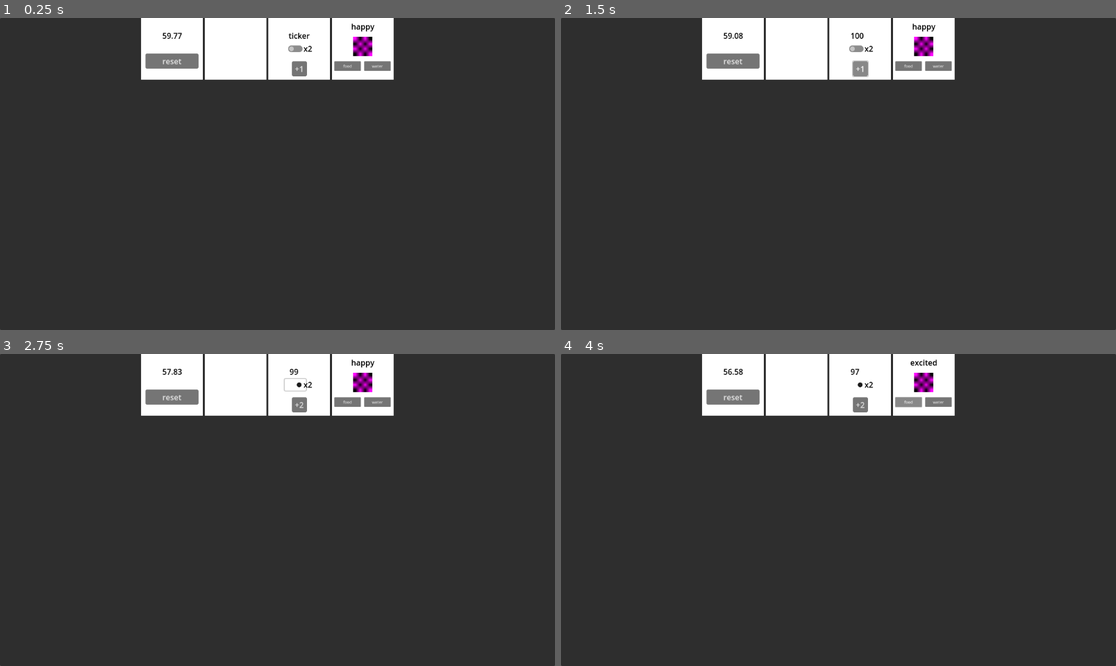
Above: before the commit, frames 1-4 (two rows, left to right).
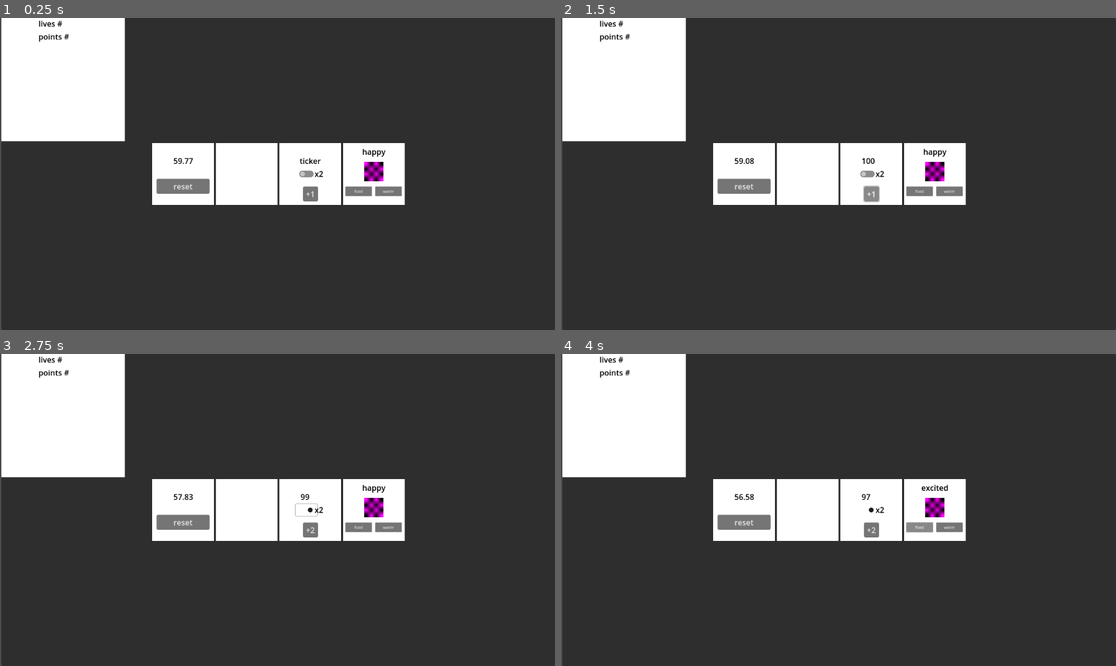
Above: after the commit, the same moments.

Repository: liltorchic/attention-grabbing-game
Game: Godot game, scene res://scenes/main.tscn
Two runs of this game, one before a commit and one after it. Both use one fixed random seed, a clock stepped at 60 frames per second and the inputs below. Before the commit the project starts from res://main.tscn.
Inputs:
- Up to frame 1 (0.25 s): no input
- Up to frame 2 (1.5 s): click "reset" at 0.5 s; click "+1" at 1.25 s
- Up to frame 3 (2.75 s): click "x2" at 2 s
- Up to frame 4 (4 s): click "+2" at 2.75 s; click "food" at 3.5 s

The runs differ from the first frame. In frame 1, 27% of the frame differs, in the area x 0-73%, y 0-100%; in frame 2, 27%; in frame 3, 27%; in frame 4, 27%.

Commit message:
cleanup and port to 4.4

Diff:
--- a/main.tscn
+++ /dev/null
@@ -1,309 +0,0 @@
-[gd_scene load_steps=6 format=3 uid="uid://dmab5sthll2kw"]
-
-[ext_resource type="Script" path="res://simpleTimerButton.gd" id="1_n4s0a"]
-[ext_resource type="Script" path="res://simple_suprise_timer.gd" id="2_gytry"]
-[ext_resource type="Script" path="res://ticker.gd" id="4_8gqgu"]
-[ext_resource type="Script" path="res://pet.gd" id="5_lsjiw"]
-
-[sub_resource type="PlaceholderTexture2D" id="PlaceholderTexture2D_011nb"]
-
-[node name="Control" type="Control"]
-layout_mode = 3
-anchors_preset = 15
-anchor_right = 1.0
-anchor_bottom = 1.0
-grow_horizontal = 2
-grow_vertical = 2
-
-[node name="Panel" type="Panel" parent="."]
-z_index = -1
-layout_mode = 1
-anchors_preset = 15
-anchor_right = 1.0
-anchor_bottom = 1.0
-grow_horizontal = 2
-grow_vertical = 2
-size_flags_horizontal = 3
-size_flags_vertical = 3
-
-[node name="GridContainer" type="GridContainer" parent="Panel"]
-layout_mode = 1
-anchors_preset = 13
-anchor_left = 0.5
-anchor_right = 0.5
-anchor_bottom = 1.0
-offset_left = -283.0
-offset_right = 283.0
-grow_horizontal = 2
-grow_vertical = 2
-columns = 7
-
-[node name="template" type="ColorRect" parent="Panel/GridContainer"]
-visible = false
-custom_minimum_size = Vector2(128, 128)
-layout_mode = 2
-
-[node name="Timer" type="Timer" parent="Panel/GridContainer/template"]
-
-[node name="Button" type="Button" parent="Panel/GridContainer/template"]
-layout_direction = 1
-layout_mode = 1
-anchors_preset = 8
-anchor_left = 0.5
-anchor_top = 0.5
-anchor_right = 0.5
-anchor_bottom = 0.5
-offset_left = -55.0
-offset_top = 9.785
-offset_right = 55.0
-offset_bottom = 40.785
-grow_horizontal = 2
-grow_vertical = 2
-text = "reset"
-
-[node name="Label" type="Label" parent="Panel/GridContainer/template"]
-layout_mode = 1
-anchors_preset = 8
-anchor_left = 0.5
-anchor_top = 0.5
-anchor_right = 0.5
-anchor_bottom = 0.5
-offset_left = -20.0
-offset_top = -38.515
-offset_right = 20.0
-offset_bottom = -15.515
-grow_horizontal = 2
-grow_vertical = 2
-theme_override_colors/font_color = Color(0, 0, 0, 1)
-text = "simple timer"
-
-[node name="SimpleTimerButton" type="ColorRect" parent="Panel/GridContainer"]
-custom_minimum_size = Vector2(128, 128)
-layout_mode = 2
-script = ExtResource("1_n4s0a")
-
-[node name="Timer" type="Timer" parent="Panel/GridContainer/SimpleTimerButton"]
-
-[node name="Button" type="Button" parent="Panel/GridContainer/SimpleTimerButton"]
-layout_direction = 1
-layout_mode = 1
-anchors_preset = 8
-anchor_left = 0.5
-anchor_top = 0.5
-anchor_right = 0.5
-anchor_bottom = 0.5
-offset_left = -55.0
-offset_top = 9.785
-offset_right = 55.0
-offset_bottom = 40.785
-grow_horizontal = 2
-grow_vertical = 2
-text = "reset"
-
-[node name="Label" type="Label" parent="Panel/GridContainer/SimpleTimerButton"]
-layout_mode = 1
-anchors_preset = 8
-anchor_left = 0.5
-anchor_top = 0.5
-anchor_right = 0.5
-anchor_bottom = 0.5
-offset_left = -20.0
-offset_top = -38.515
-offset_right = 20.0
-offset_bottom = -15.515
-grow_horizontal = 2
-grow_vertical = 2
-theme_override_colors/font_color = Color(0, 0, 0, 1)
-text = "simple timer"
-
-[node name="SimpleSupriseTimer" type="ColorRect" parent="Panel/GridContainer"]
-custom_minimum_size = Vector2(128, 128)
-layout_mode = 2
-script = ExtResource("2_gytry")
-
-[node name="TimerCountdown" type="Timer" parent="Panel/GridContainer/SimpleSupriseTimer"]
-wait_time = 3.0
-
-[node name="TimerHidden" type="Timer" parent="Panel/GridContainer/SimpleSupriseTimer"]
-wait_time = 20.0
-
-[node name="Button" type="Button" parent="Panel/GridContainer/SimpleSupriseTimer"]
-visible = false
-layout_direction = 1
-layout_mode = 1
-anchors_preset = 8
-anchor_left = 0.5
-anchor_top = 0.5
-anchor_right = 0.5
-anchor_bottom = 0.5
-offset_left = -55.0
-offset_top = 9.785
-offset_right = 55.0
-offset_bottom = 40.785
-grow_horizontal = 2
-grow_vertical = 2
-text = "defuse"
-
-[node name="Label" type="Label" parent="Panel/GridContainer/SimpleSupriseTimer"]
-layout_mode = 1
-anchors_preset = 8
-anchor_left = 0.5
-anchor_top = 0.5
-anchor_right = 0.5
-anchor_bottom = 0.5
-offset_left = -20.0
-offset_top = -38.515
-offset_right = 20.0
-offset_bottom = -15.515
-grow_horizontal = 2
-grow_vertical = 2
-theme_override_colors/font_color = Color(0, 0, 0, 1)
-text = "suprise timer"
-
-[node name="ticker" type="ColorRect" parent="Panel/GridContainer"]
-custom_minimum_size = Vector2(128, 128)
-layout_mode = 2
-script = ExtResource("4_8gqgu")
-
-[node name="Timer" type="Timer" parent="Panel/GridContainer/ticker"]
-
-[node name="Button" type="Button" parent="Panel/GridContainer/ticker"]
-layout_direction = 1
-layout_mode = 1
-anchors_preset = 7
-anchor_left = 0.5
-anchor_top = 1.0
-anchor_right = 0.5
-anchor_bottom = 1.0
-offset_left = -15.5
-offset_top = -37.635
-offset_right = 15.5
-offset_bottom = -6.635
-grow_horizontal = 2
-grow_vertical = 0
-text = "+1"
-
-[node name="Label" type="Label" parent="Panel/GridContainer/ticker"]
-layout_mode = 1
-anchors_preset = 8
-anchor_left = 0.5
-anchor_top = 0.5
-anchor_right = 0.5
-anchor_bottom = 0.5
-offset_left = -20.0
-offset_top = -38.515
-offset_right = 20.0
-offset_bottom = -15.515
-grow_horizontal = 2
-grow_vertical = 2
-theme_override_colors/font_color = Color(0, 0, 0, 1)
-text = "ticker"
-
-[node name="CheckButton" type="CheckButton" parent="Panel/GridContainer/ticker"]
-layout_mode = 1
-anchors_preset = 8
-anchor_left = 0.5
-anchor_top = 0.5
-anchor_right = 0.5
-anchor_bottom = 0.5
-offset_left = -30.315
-offset_top = -12.0
-offset_right = 13.685
-offset_bottom = 12.0
-grow_horizontal = 2
-grow_vertical = 2
-
-[node name="_label" type="Label" parent="Panel/GridContainer/ticker/CheckButton"]
-layout_mode = 0
-offset_left = 39.0
-offset_right = 79.0
-offset_bottom = 23.0
-theme_override_colors/font_color = Color(0, 0, 0, 1)
-text = "x2"
-
-[node name="pet" type="ColorRect" parent="Panel/GridContainer"]
-custom_minimum_size = Vector2(128, 128)
-layout_mode = 2
-script = ExtResource("5_lsjiw")
-
-[node name="Timer" type="Timer" parent="Panel/GridContainer/pet"]
-wait_time = 3.0
-autostart = true
-
-[node name="Button_Food" type="Button" parent="Panel/GridContainer/pet"]
-layout_direction = 1
-layout_mode = 1
-anchors_preset = 8
-anchor_left = 0.5
-anchor_top = 0.5
-anchor_right = 0.5
-anchor_bottom = 0.5
-offset_left = -59.0
-offset_top = 26.0
-offset_right = 51.0
-offset_bottom = 66.0
-grow_horizontal = 2
-grow_vertical = 2
-scale = Vector2(0.5, 0.5)
-text = "food"
-
-[node name="Button_Water" type="Button" parent="Panel/GridContainer/pet"]
-layout_direction = 1
-layout_mode = 1
-anchors_preset = 8
-anchor_left = 0.5
-anchor_top = 0.5
-anchor_right = 0.5
-anchor_bottom = 0.5
-offset_left = 3.27
-offset_top = 26.0
-offset_right = 113.27
-offset_bottom = 66.0
-grow_horizontal = 2
-grow_vertical = 2
-scale = Vector2(0.5, 0.5)
-text = "water"
-
-[node name="Label" type="Label" parent="Panel/GridContainer/pet"]
-layout_mode = 1
-anchors_preset = 8
-anchor_left = 0.5
-anchor_top = 0.5
-anchor_right = 0.5
-anchor_bottom = 0.5
-offset_left = -29.31
-offset_top = -58.407
-offset_right = 29.31
-offset_bottom = -33.322
-grow_horizontal = 2
-grow_vertical = 2
-theme_override_colors/font_color = Color(0, 0, 0, 1)
-text = "pet"
-horizontal_alignment = 1
-
-[node name="TextureRect" type="TextureRect" parent="Panel/GridContainer/pet"]
-layout_mode = 1
-anchors_preset = 8
-anchor_left = 0.5
-anchor_top = 0.5
-anchor_right = 0.5
-anchor_bottom = 0.5
-offset_left = -20.0
-offset_top = -25.455
-offset_right = 20.0
-offset_bottom = 14.545
-grow_horizontal = 2
-grow_vertical = 2
-texture = SubResource("PlaceholderTexture2D_011nb")
-
-[connection signal="timeout" from="Panel/GridContainer/SimpleTimerButton/Timer" to="Panel/GridContainer/SimpleTimerButton" method="_on_timer_timeout"]
-[connection signal="pressed" from="Panel/GridContainer/SimpleTimerButton/Button" to="Panel/GridContainer/SimpleTimerButton" method="_on_button_pressed"]
-[connection signal="timeout" from="Panel/GridContainer/SimpleSupriseTimer/TimerCountdown" to="Panel/GridContainer/SimpleSupriseTimer" method="_on_timer_countdown_timeout"]
-[connection signal="timeout" from="Panel/GridContainer/SimpleSupriseTimer/TimerHidden" to="Panel/GridContainer/SimpleSupriseTimer" method="_on_timer_hidden_timeout"]
-[connection signal="pressed" from="Panel/GridContainer/SimpleSupriseTimer/Button" to="Panel/GridContainer/SimpleSupriseTimer" method="_on_button_pressed"]
-[connection signal="timeout" from="Panel/GridContainer/ticker/Timer" to="Panel/GridContainer/ticker" method="_on_timer_timeout"]
-[connection signal="pressed" from="Panel/GridContainer/ticker/Button" to="Panel/GridContainer/ticker" method="_on_button_pressed"]
-[connection signal="pressed" from="Panel/GridContainer/ticker/CheckButton" to="Panel/GridContainer/ticker" method="_on_check_button_pressed"]
-[connection signal="timeout" from="Panel/GridContainer/pet/Timer" to="Panel/GridContainer/pet" method="_on_timer_timeout"]
-[connection signal="pressed" from="Panel/GridContainer/pet/Button_Food" to="Panel/GridContainer/pet" method="_on_button_food_pressed"]
-[connection signal="pressed" from="Panel/GridContainer/pet/Button_Water" to="Panel/GridContainer/pet" method="_on_button_water_pressed"]
--- a/project.godot
+++ b/project.godot
@@ -11,6 +11,10 @@
 [application]
 
 config/name="adhd"
-run/main_scene="res://main.tscn"
-config/features=PackedStringArray("4.3", "Forward Plus")
+run/main_scene="res://scenes/main.tscn"
+config/features=PackedStringArray("4.4", "Forward Plus")
 config/icon="res://icon.svg"
+
+[autoload]
+
+Game="*res://scripts/game.gd"
--- /dev/null
+++ b/scenes/main.tscn
@@ -0,0 +1,362 @@
+[gd_scene load_steps=6 format=3 uid="uid://dmab5sthll2kw"]
+
+[ext_resource type="Script" uid="uid://chfyo4sbk14ri" path="res://scripts/simpleTimerButton.gd" id="1_f8rxg"]
+[ext_resource type="Script" uid="uid://b8856euvmr15g" path="res://scripts/simple_suprise_timer.gd" id="2_7tkh2"]
+[ext_resource type="Script" uid="uid://dei6k0i7cbeqj" path="res://scripts/ticker.gd" id="3_fh3d0"]
+[ext_resource type="Script" uid="uid://dpr3kjlg4654n" path="res://scripts/pet.gd" id="4_my4y7"]
+
+[sub_resource type="PlaceholderTexture2D" id="PlaceholderTexture2D_011nb"]
+
+[node name="Control" type="Control"]
+layout_mode = 3
+anchors_preset = 15
+anchor_right = 1.0
+anchor_bottom = 1.0
+grow_horizontal = 2
+grow_vertical = 2
+
+[node name="Panel" type="Panel" parent="."]
+z_index = -1
+layout_mode = 1
+anchors_preset = 15
+anchor_right = 1.0
+anchor_bottom = 1.0
+offset_left = 3.0
+grow_horizontal = 2
+grow_vertical = 2
+size_flags_horizontal = 3
+size_flags_vertical = 3
+
+[node name="FlowContainer" type="FlowContainer" parent="Panel"]
+layout_mode = 1
+anchors_preset = 8
+anchor_left = 0.5
+anchor_top = 0.5
+anchor_right = 0.5
+anchor_bottom = 0.5
+offset_left = -262.0
+offset_top = -64.0
+offset_right = 262.0
+offset_bottom = 64.0
+grow_horizontal = 2
+grow_vertical = 2
+alignment = 1
+vertical = true
+
+[node name="template" type="ColorRect" parent="Panel/FlowContainer"]
+visible = false
+custom_minimum_size = Vector2(128, 128)
+layout_mode = 2
+
+[node name="Timer" type="Timer" parent="Panel/FlowContainer/template"]
+
+[node name="Button" type="Button" parent="Panel/FlowContainer/template"]
+layout_direction = 1
+layout_mode = 1
+anchors_preset = 8
+anchor_left = 0.5
+anchor_top = 0.5
+anchor_right = 0.5
+anchor_bottom = 0.5
+offset_left = -55.0
+offset_top = 9.785
+offset_right = 55.0
+offset_bottom = 40.785
+grow_horizontal = 2
+grow_vertical = 2
+text = "reset"
+
+[node name="Label" type="Label" parent="Panel/FlowContainer/template"]
+layout_mode = 1
+anchors_preset = 8
+anchor_left = 0.5
+anchor_top = 0.5
+anchor_right = 0.5
+anchor_bottom = 0.5
+offset_left = -20.0
+offset_top = -38.515
+offset_right = 20.0
+offset_bottom = -15.515
+grow_horizontal = 2
+grow_vertical = 2
+theme_override_colors/font_color = Color(0, 0, 0, 1)
+text = "simple timer"
+
+[node name="SimpleTimerButton" type="ColorRect" parent="Panel/FlowContainer"]
+custom_minimum_size = Vector2(128, 128)
+layout_mode = 2
+script = ExtResource("1_f8rxg")
+
+[node name="Timer" type="Timer" parent="Panel/FlowContainer/SimpleTimerButton"]
+
+[node name="Button" type="Button" parent="Panel/FlowContainer/SimpleTimerButton"]
+layout_direction = 1
+layout_mode = 1
+anchors_preset = 8
+anchor_left = 0.5
+anchor_top = 0.5
+anchor_right = 0.5
+anchor_bottom = 0.5
+offset_left = -55.0
+offset_top = 9.785
+offset_right = 55.0
+offset_bottom = 40.785
+grow_horizontal = 2
+grow_vertical = 2
+text = "reset"
+
+[node name="Label" type="Label" parent="Panel/FlowContainer/SimpleTimerButton"]
+layout_mode = 1
+anchors_preset = 8
+anchor_left = 0.5
+anchor_top = 0.5
+anchor_right = 0.5
+anchor_bottom = 0.5
+offset_left = -20.0
+offset_top = -38.515
+offset_right = 20.0
+offset_bottom = -15.515
+grow_horizontal = 2
+grow_vertical = 2
+theme_override_colors/font_color = Color(0, 0, 0, 1)
+text = "simple timer"
+
+[node name="SimpleSupriseTimer" type="ColorRect" parent="Panel/FlowContainer"]
+custom_minimum_size = Vector2(128, 128)
+layout_mode = 2
+script = ExtResource("2_7tkh2")
+
+[node name="TimerCountdown" type="Timer" parent="Panel/FlowContainer/SimpleSupriseTimer"]
+wait_time = 3.0
+
+[node name="TimerHidden" type="Timer" parent="Panel/FlowContainer/SimpleSupriseTimer"]
+wait_time = 20.0
+
+[node name="Button" type="Button" parent="Panel/FlowContainer/SimpleSupriseTimer"]
+visible = false
+layout_direction = 1
+layout_mode = 1
+anchors_preset = 8
+anchor_left = 0.5
+anchor_top = 0.5
+anchor_right = 0.5
+anchor_bottom = 0.5
+offset_left = -55.0
+offset_top = 9.785
+offset_right = 55.0
+offset_bottom = 40.785
+grow_horizontal = 2
+grow_vertical = 2
+text = "defuse"
+
+[node name="Label" type="Label" parent="Panel/FlowContainer/SimpleSupriseTimer"]
+layout_mode = 1
+anchors_preset = 8
+anchor_left = 0.5
+anchor_top = 0.5
+anchor_right = 0.5
+anchor_bottom = 0.5
+offset_left = -20.0
+offset_top = -38.515
+offset_right = 20.0
+offset_bottom = -15.515
+grow_horizontal = 2
+grow_vertical = 2
+theme_override_colors/font_color = Color(0, 0, 0, 1)
+text = "suprise timer"
+
+[node name="ticker" type="ColorRect" parent="Panel/FlowContainer"]
+custom_minimum_size = Vector2(128, 128)
+layout_mode = 2
+script = ExtResource("3_fh3d0")
+
+[node name="Timer" type="Timer" parent="Panel/FlowContainer/ticker"]
+
+[node name="Button" type="Button" parent="Panel/FlowContainer/ticker"]
+layout_direction = 1
+layout_mode = 1
+anchors_preset = 7
+anchor_left = 0.5
+anchor_top = 1.0
+anchor_right = 0.5
+anchor_bottom = 1.0
+offset_left = -15.5
+offset_top = -37.635
+offset_right = 15.5
+offset_bottom = -6.635
+grow_horizontal = 2
+grow_vertical = 0
+text = "+1"
+
+[node name="Label" type="Label" parent="Panel/FlowContainer/ticker"]
+layout_mode = 1
+anchors_preset = 8
+anchor_left = 0.5
+anchor_top = 0.5
+anchor_right = 0.5
+anchor_bottom = 0.5
+offset_left = -20.0
+offset_top = -38.515
+offset_right = 20.0
+offset_bottom = -15.515
+grow_horizontal = 2
+grow_vertical = 2
+theme_override_colors/font_color = Color(0, 0, 0, 1)
+text = "ticker"
+
+[node name="CheckButton" type="CheckButton" parent="Panel/FlowContainer/ticker"]
+layout_mode = 1
+anchors_preset = 8
+anchor_left = 0.5
+anchor_top = 0.5
+anchor_right = 0.5
+anchor_bottom = 0.5
+offset_left = -30.315
+offset_top = -12.0
+offset_right = 13.685
+offset_bottom = 12.0
+grow_horizontal = 2
+grow_vertical = 2
+
+[node name="_label" type="Label" parent="Panel/FlowContainer/ticker/CheckButton"]
+layout_mode = 0
+offset_left = 39.0
+offset_right = 79.0
+offset_bottom = 23.0
+theme_override_colors/font_color = Color(0, 0, 0, 1)
+text = "x2"
+
+[node name="pet" type="ColorRect" parent="Panel/FlowContainer"]
+custom_minimum_size = Vector2(128, 128)
+layout_mode = 2
+script = ExtResource("4_my4y7")
+
+[node name="Timer" type="Timer" parent="Panel/FlowContainer/pet"]
+wait_time = 3.0
+autostart = true
+
+[node name="Button_Food" type="Button" parent="Panel/FlowContainer/pet"]
+layout_direction = 1
+layout_mode = 1
+anchors_preset = 8
+anchor_left = 0.5
+anchor_top = 0.5
+anchor_right = 0.5
+anchor_bottom = 0.5
+offset_left = -59.0
+offset_top = 26.0
+offset_right = 51.0
+offset_bottom = 66.0
+grow_horizontal = 2
+grow_vertical = 2
+scale = Vector2(0.5, 0.5)
+text = "food"
+
+[node name="Button_Water" type="Button" parent="Panel/FlowContainer/pet"]
+layout_direction = 1
+layout_mode = 1
+anchors_preset = 8
+anchor_left = 0.5
+anchor_top = 0.5
+anchor_right = 0.5
+anchor_bottom = 0.5
+offset_left = 3.27
+offset_top = 26.0
+offset_right = 113.27
+offset_bottom = 66.0
+grow_horizontal = 2
+grow_vertical = 2
+scale = Vector2(0.5, 0.5)
+text = "water"
+
+[node name="Label" type="Label" parent="Panel/FlowContainer/pet"]
+layout_mode = 1
+anchors_preset = 8
+anchor_left = 0.5
+anchor_top = 0.5
+anchor_right = 0.5
+anchor_bottom = 0.5
+offset_left = -29.31
+offset_top = -58.407
+offset_right = 29.31
+offset_bottom = -33.322
+grow_horizontal = 2
+grow_vertical = 2
+theme_override_colors/font_color = Color(0, 0, 0, 1)
+text = "pet"
+horizontal_alignment = 1
+
+[node name="TextureRect" type="TextureRect" parent="Panel/FlowContainer/pet"]
+layout_mode = 1
+anchors_preset = 8
+anchor_left = 0.5
+anchor_top = 0.5
+anchor_right = 0.5
+anchor_bottom = 0.5
+offset_left = -20.0
+offset_top = -25.455
+offset_right = 20.0
+offset_bottom = 14.545
+grow_horizontal = 2
+grow_vertical = 2
+texture = SubResource("PlaceholderTexture2D_011nb")
+
+[node name="VBoxContainer" type="VBoxContainer" parent="Panel"]
+layout_mode = 1
+anchors_preset = 9
+anchor_bottom = 1.0
+grow_vertical = 2
+
+[node name="ColorRect" type="ColorRect" parent="Panel/VBoxContainer"]
+clip_contents = true
+custom_minimum_size = Vector2(256, 256)
+layout_mode = 2
+
+[node name="VBoxContainer" type="VBoxContainer" parent="Panel/VBoxContainer/ColorRect"]
+layout_mode = 1
+anchors_preset = 13
+anchor_left = 0.5
+anchor_right = 0.5
+anchor_bottom = 1.0
+offset_left = -51.0
+offset_right = 51.0
+grow_horizontal = 2
+grow_vertical = 2
+
+[node name="HBoxContainer" type="HBoxContainer" parent="Panel/VBoxContainer/ColorRect/VBoxContainer"]
+layout_mode = 2
+
+[node name="Label_Lives" type="Label" parent="Panel/VBoxContainer/ColorRect/VBoxContainer/HBoxContainer"]
+layout_mode = 2
+theme_override_colors/font_color = Color(0, 0, 0, 1)
+text = "lives"
+
+[node name="Label_Lives_num" type="Label" parent="Panel/VBoxContainer/ColorRect/VBoxContainer/HBoxContainer"]
+layout_mode = 2
+theme_override_colors/font_color = Color(0, 0, 0, 1)
+text = "#"
+
+[node name="HBoxContainer2" type="HBoxContainer" parent="Panel/VBoxContainer/ColorRect/VBoxContainer"]
+layout_mode = 2
+
+[node name="Label_Points" type="Label" parent="Panel/VBoxContainer/ColorRect/VBoxContainer/HBoxContainer2"]
+layout_mode = 2
+theme_override_colors/font_color = Color(0, 0, 0, 1)
+text = "points"
+
+[node name="Label_Points_num" type="Label" parent="Panel/VBoxContainer/ColorRect/VBoxContainer/HBoxContainer2"]
+layout_mode = 2
+theme_override_colors/font_color = Color(0, 0, 0, 1)
+text = "#"
+
+[connection signal="timeout" from="Panel/FlowContainer/SimpleTimerButton/Timer" to="Panel/FlowContainer/SimpleTimerButton" method="_on_timer_timeout"]
+[connection signal="pressed" from="Panel/FlowContainer/SimpleTimerButton/Button" to="Panel/FlowContainer/SimpleTimerButton" method="_on_button_pressed"]
+[connection signal="timeout" from="Panel/FlowContainer/SimpleSupriseTimer/TimerCountdown" to="Panel/FlowContainer/SimpleSupriseTimer" method="_on_timer_countdown_timeout"]
+[connection signal="timeout" from="Panel/FlowContainer/SimpleSupriseTimer/TimerHidden" to="Panel/FlowContainer/SimpleSupriseTimer" method="_on_timer_hidden_timeout"]
+[connection signal="pressed" from="Panel/FlowContainer/SimpleSupriseTimer/Button" to="Panel/FlowContainer/SimpleSupriseTimer" method="_on_button_pressed"]
+[connection signal="timeout" from="Panel/FlowContainer/ticker/Timer" to="Panel/FlowContainer/ticker" method="_on_timer_timeout"]
+[connection signal="pressed" from="Panel/FlowContainer/ticker/Button" to="Panel/FlowContainer/ticker" method="_on_button_pressed"]
+[connection signal="pressed" from="Panel/FlowContainer/ticker/CheckButton" to="Panel/FlowContainer/ticker" method="_on_check_button_pressed"]
+[connection signal="timeout" from="Panel/FlowContainer/pet/Timer" to="Panel/FlowContainer/pet" method="_on_timer_timeout"]
+[connection signal="pressed" from="Panel/FlowContainer/pet/Button_Food" to="Panel/FlowContainer/pet" method="_on_button_food_pressed"]
+[connection signal="pressed" from="Panel/FlowContainer/pet/Button_Water" to="Panel/FlowContainer/pet" method="_on_button_water_pressed"]
--- /dev/null
+++ b/scripts/game.gd
@@ -0,0 +1,15 @@
+extends Node
+
+
+var time_points = 0
+var lifes = 10
+
+func _ready() -> void:
+	print("hi from singlton")
+
+
+func add_time_point():
+	time_points += 1
+
+func add_time_points(_p:int):
+	time_points += _p
Renamed: funny_checkbox.gd -> scripts/funny_checkbox.gd
Not shown, added: scripts/funny_checkbox.gd.uid
Not shown, added: scripts/game.gd.uid
Renamed: pet.gd -> scripts/pet.gd
Not shown, added: scripts/pet.gd.uid
Renamed: simpleTimerButton.gd -> scripts/simpleTimerButton.gd
Not shown, added: scripts/simpleTimerButton.gd.uid
Renamed: simple_suprise_timer.gd -> scripts/simple_suprise_timer.gd
Not shown, added: scripts/simple_suprise_timer.gd.uid
Renamed: ticker.gd -> scripts/ticker.gd
Not shown, added: scripts/ticker.gd.uid
